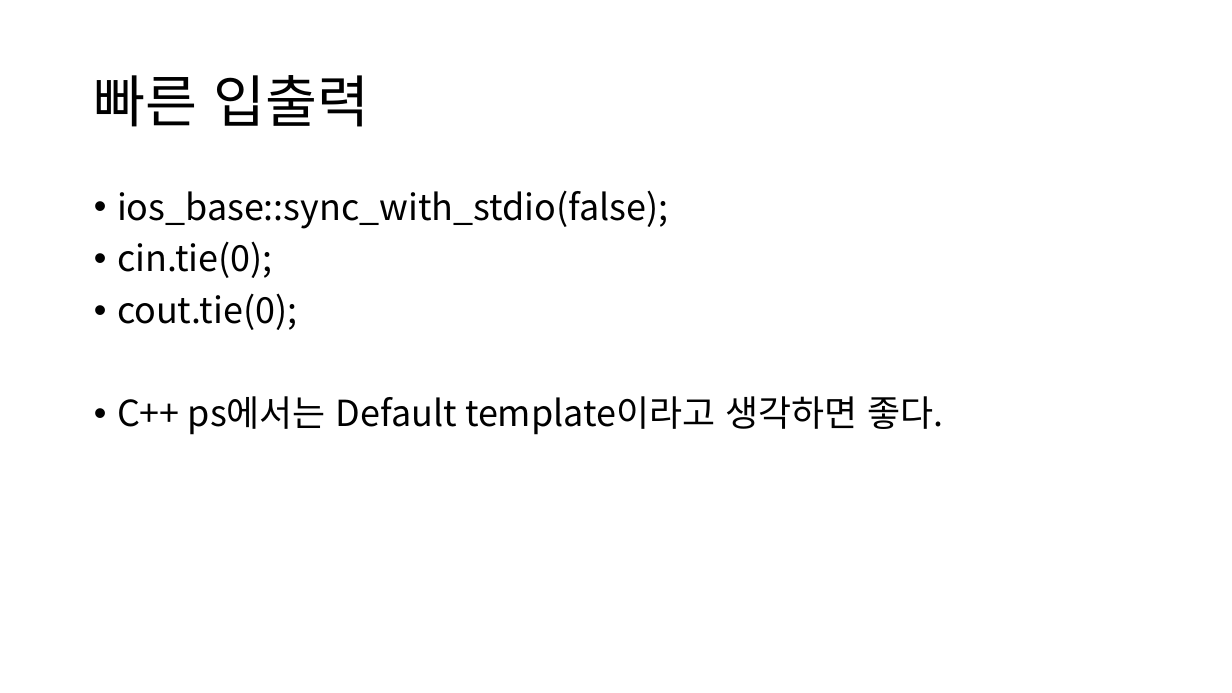
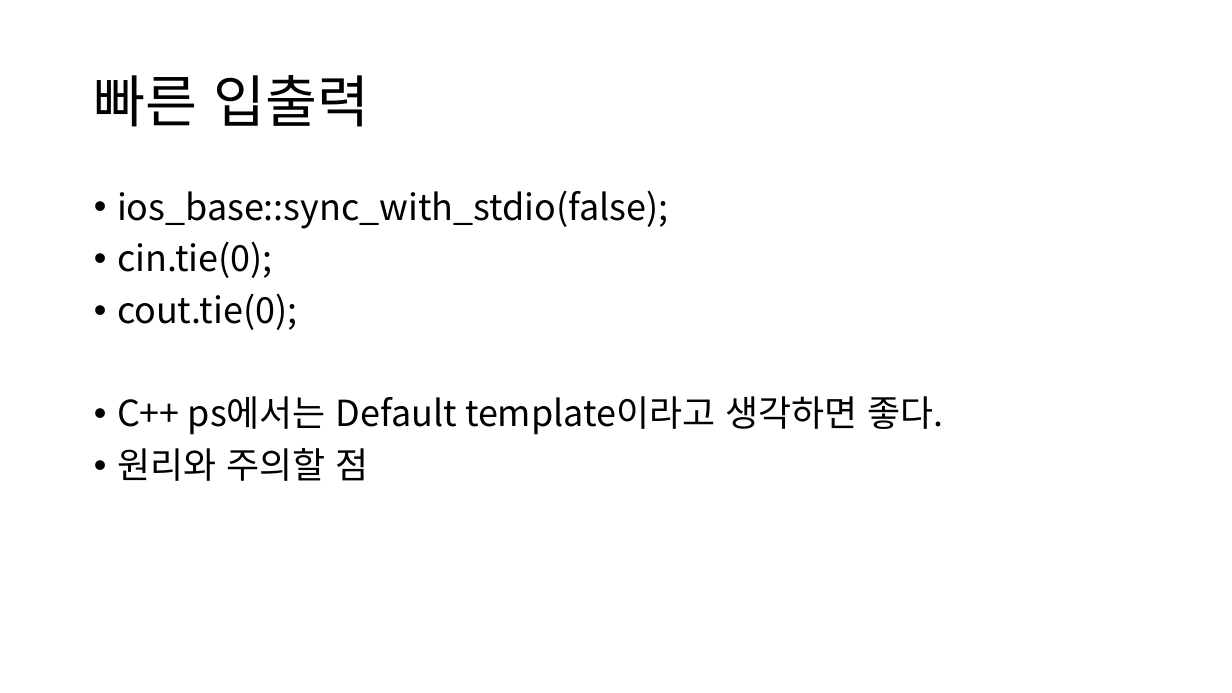
Before and after one commit to quizoverflow/2023_Algorithm_Study, a slide deck: slide 17 of 2주차 기초/2주차 기초.pptx. Drawn at 1232x693 pixels with LibreOffice and Linux fonts; fonts in the diff are those of the drawing. Boxes give left, top, right and bottom in pixels: in the first picture for what was removed or moved away, otherwise in the second. Text is boxed around its words. In the diff, an @@ line names an element or a change of style, - is before the commit and + after.

```diff
--- a/2주차 기초/2주차 기초.pptx
+++ b/2주차 기초/2주차 기초.pptx
@@ text at (117, 448, 368, 481): paragraph added @@
+• 원리와 주의할 점
```
